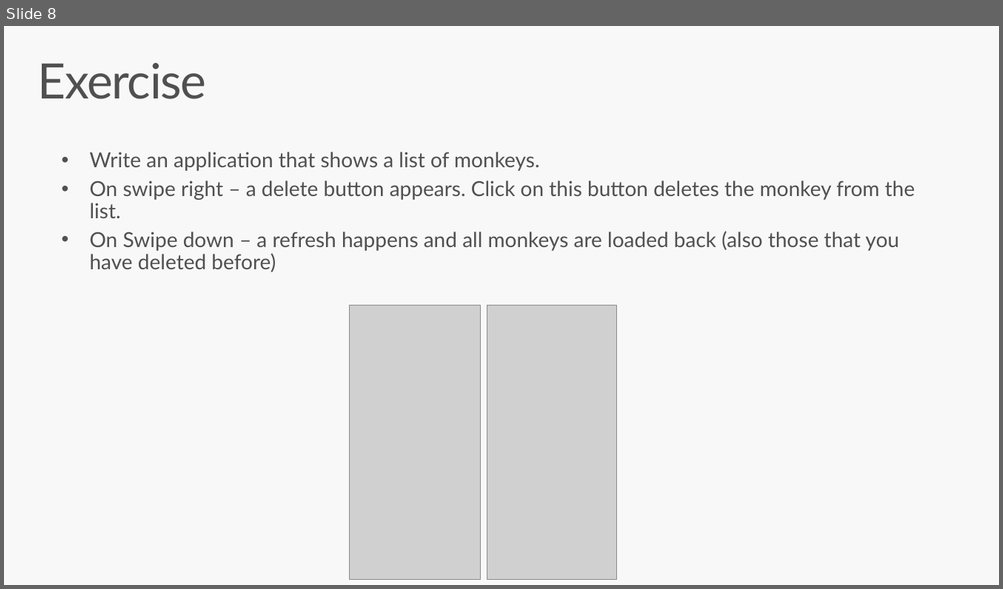
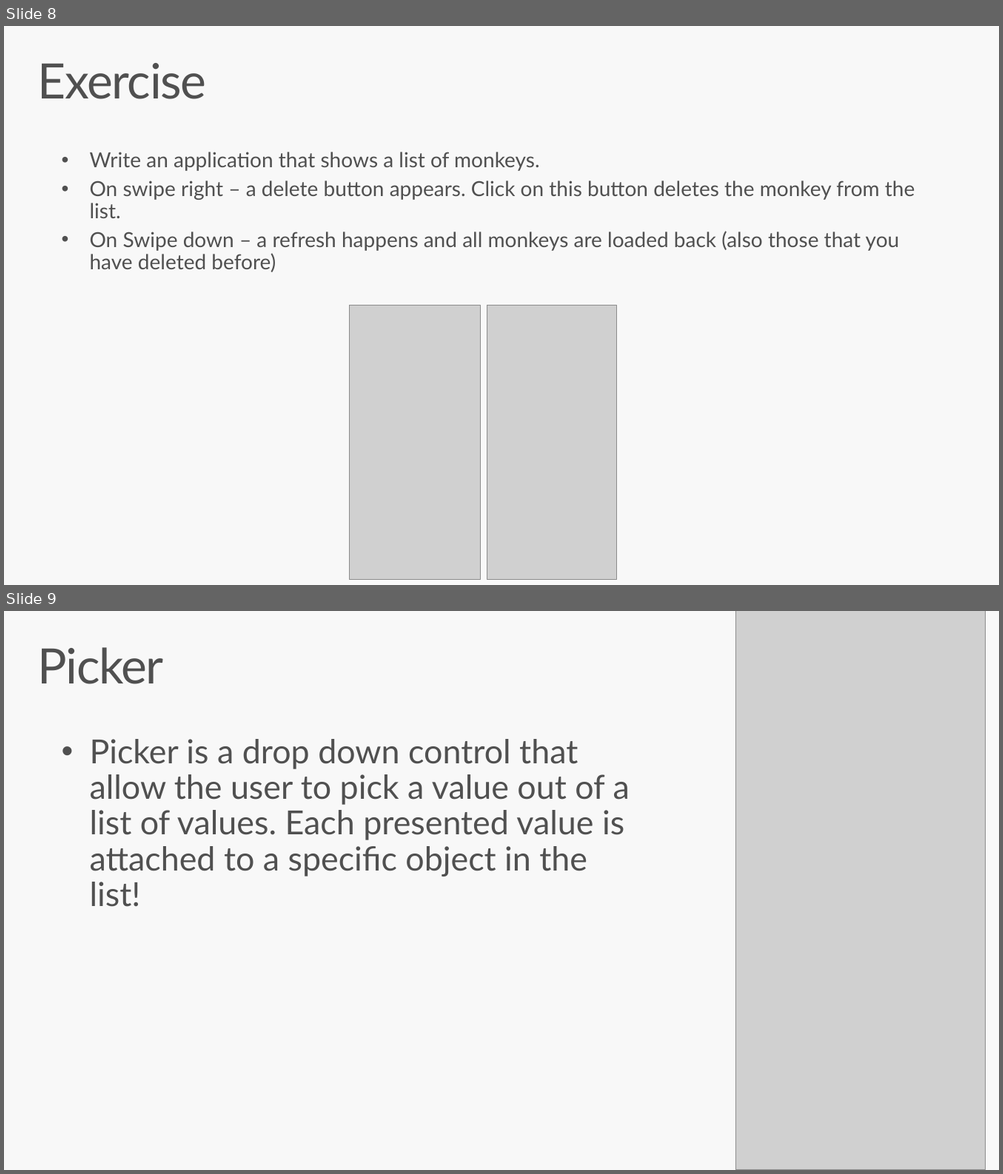
Before and after one commit to oferzad/CollectionViewLesson.App, a slide deck: Docs/Collections View.pptx. Shown one above the other, each under a label of ours: slide 8 before the commit, slides 8 and 9 after it. The pictures are 1003x589 and 1003x1174 pixels, drawn with LibreOffice and Linux fonts; fonts in the diff are those of the drawing; grey boxes stand for pictures. Boxes give left, top, right and bottom in pixels: in the first picture for what was removed or moved away, otherwise in the second. Text is boxed around its words. In the diff, an @@ line names an element or a change of style, - is before the commit and + after.

Commit message:
add picker!

```diff
--- a/Docs/Collections View.pptx
+++ b/Docs/Collections View.pptx
@@ slide 9 added at [4, 611, 999, 1170], background #F8F8F8 @@
@@ picture added at [736, 611, 985, 1170] @@
@@ title added at [38, 647, 164, 684], 47 pt, text #505050 @@
+Picker
@@ text added at [90, 739, 629, 907], 32 pt, text #505050 @@
+• Picker is a drop down control that allow the user to pick a value out of a list of values. Each presented value is attached to a specific object in the list!
```
Also in this commit, not shown: 3 other slides added, 6 other files.
